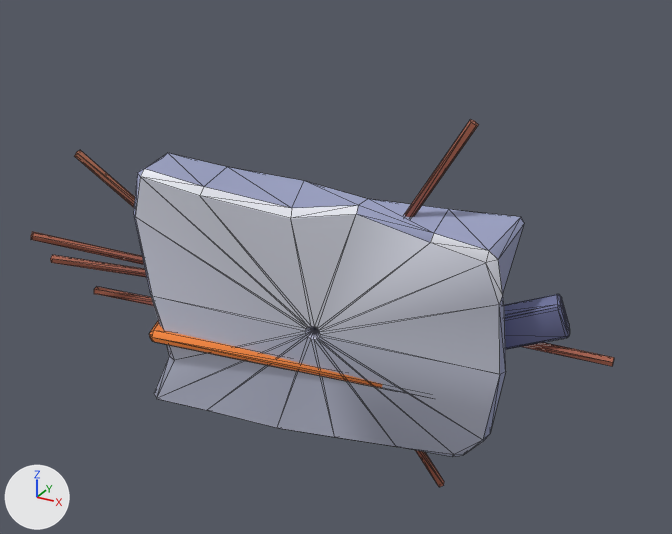
The glTF model shardlight/game/assets/models/architecture/hub_ruin_debris_a.glb, before and after one commit.
The view is the same before and after, from a camera (50 mm lens) standing at (3.29, -5.56, 4.92) and looking at (0.15, 0.15, 2.07). Arrows for +X, +Y and +Z are at lower left; the lights stay in place. The picture after the commit comes second. Mesh edges are drawn as thin lines. Vertices at exactly the same position are counted once.

In view in the first picture: 'hub_ruin_debris_a'.
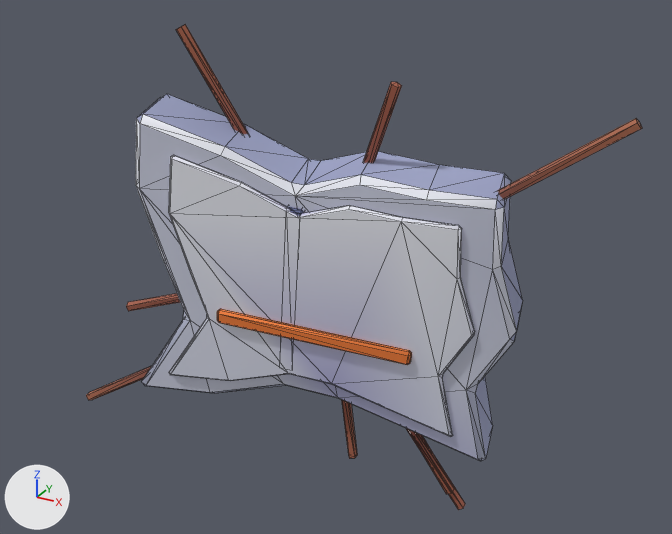
The change, as a diff of the scene's bpy script:
```diff
--- a/shardlight/game/assets/models/architecture/hub_ruin_debris_a.glb.py
+++ b/shardlight/game/assets/models/architecture/hub_ruin_debris_a.glb.py
@@ me_hub_ruin_debris_a @@
-me_hub_ruin_debris_a.from_pydata(...)  # 306 vertices, 576 faces; spans x -2.2..2.2, y -0.73..0.73, z 0.0..3.33
+me_hub_ruin_debris_a.from_pydata(...)  # 416 vertices, 776 faces; spans x -2.25..2.25, y -0.69..0.69, z 0.0..3.88
+# me_hub_ruin_debris_a part 1: the loose piece of 10 vertices spanning x 0.52..0.94, y 0.31..0.66, z 0.0..0.86 is multiplied about its middle by the matrix ((1.267, 0.335, 0.01), (-0.334, 1.265, -0.067), (-0.027, 0.063, 1.308)), then moved by (0.17, -0.2, 0.12)
+# me_hub_ruin_debris_a part 2: the loose piece of 10 vertices spanning x -1.94..-1.07, y -0.3..-0.21, z 1.54..1.64 is multiplied about its middle by the matrix ((1.046, -0.272, -0.206), (0.205, 1.032, -0.322), (0.273, 0.268, 1.031)), then moved by (0.34, 0.11, 0.04)
+# me_hub_ruin_debris_a part 3: the loose piece of 10 vertices spanning x 1.17..2.2, y 0.43..0.63, z 1.55..1.66 is turned -37.4 degrees about the y axis through its middle and scaled by 1.15, then moved by (0.06, -0.4, 1.5)
+# me_hub_ruin_debris_a part 4: the loose piece of 10 vertices spanning x -1.88..-0.87, y -0.42..-0.27, z 2.14..2.84 is multiplied about its middle by the matrix ((0.793, -0.06, 0.435), (0.084, 0.902, -0.029), (-0.431, 0.066, 0.794)), then moved by (0.8, 0.09, 0.9)
+# me_hub_ruin_debris_a part 5: the loose piece of 10 vertices spanning x 0.61..1.19, y 0.08..0.24, z 2.4..3.33 is multiplied about its middle by the matrix ((-0.484, -0.284, 0.84), (-0.173, 0.969, 0.228), (-0.869, -0.035, -0.513)), then moved by (-0.04, 0.11, -2.22)
+# me_hub_ruin_debris_a part 6: the loose piece of 10 vertices spanning x 0.52..0.94, y 0.31..0.66, z 0.0..0.86 is copied, and the copy is multiplied about its middle by the matrix ((-0.407, -0.415, -0.687), (-0.662, 0.61, 0.023), (0.455, 0.516, -0.581)), then moved by (-0.16, -0.54, 2.75); it spans x 0.38..0.75, y -0.13..0.03, z 2.77..3.59
+# me_hub_ruin_debris_a part 7: the loose piece of 10 vertices spanning x 0.52..0.94, y 0.31..0.66, z 0.0..0.86 is copied, and the copy is multiplied about its middle by the matrix ((0.074, 0.938, 0.229), (-0.89, 0.155, -0.348), (-0.373, -0.184, 0.874)), then moved by (-0.47, -0.36, 0.44); it spans x 0.17..0.35, y 0.08..0.17, z 0.41..1.33
+# me_hub_ruin_debris_a part 8: the loose piece of 10 vertices spanning x -2.2..-1.1, y -0.5..-0.07, z 1.76..1.92 is multiplied about its middle by the matrix ((0.696, 0.452, -0.576), (-0.321, 0.902, 0.321), (0.658, -0.038, 0.765)), then moved by (-0.09, 0.06, -1.12)
+# me_hub_ruin_debris_a part 9: the loose piece of 156 vertices spanning x -1.44..1.51, y -0.59..0.73, z 0.51..2.87 is rebuilt with 88 vertices and now spans x -1.49..1.6, y -0.69..0.69, z 0.63..3.36
+# me_hub_ruin_debris_a part 10: a new loose piece of 88 vertices spanning x -1.08..1.33, y -0.65..0.14, z 0.89..3.03, in mat_vc
+# me_hub_ruin_debris_a part 11: a new loose piece of 24 vertices spanning x -0.26..0.18, y -0.41..0.31, z 1.29..2.78, in mat_vc
+# me_hub_ruin_debris_a part 12: a new loose piece of 24 vertices spanning x -0.56..0.9, y -0.47..-0.05, z 1.53..1.81, in mat_vc
+# me_hub_ruin_debris_a part 13: the loose piece of 56 vertices spanning x 0.87..1.87, y 0.19..0.67, z 1.43..2.02 is deleted
+# me_hub_ruin_debris_a part 14: the loose piece of 10 vertices spanning x -2.15..-1.05, y -0.73..-0.15, z 1.89..2.22 is deleted
+# me_hub_ruin_debris_a part 15: 24 vertices removed from x -1.34..1.36, y -0.48..0.72, z 1.09..1.53
+# other edits to the shape of me_hub_ruin_debris_a do not show in these pictures
 me_hub_ruin_debris_a.materials.append(mat_vc)
```

Boxes (x1, y1, x2, y2) around the edits, measured in the pictures (672 x 534 px; the box of a moved part takes in the faces that stretch with it):
'hub_ruin_debris_a', reshaped (32% taller)
    before: (31, 119, 614, 487)
    after: (86, 24, 642, 510)
part 1 of me_hub_ruin_debris_a, moved or reshaped
    before: (415, 450, 444, 487)
    after: (406, 428, 465, 510)
part 2 of me_hub_ruin_debris_a, moved or reshaped
    before: (94, 286, 154, 306)
    after: (126, 294, 180, 311)
part 3 of me_hub_ruin_debris_a, moved or reshaped
    before: (521, 342, 614, 366)
    after: (497, 118, 642, 199)
part 4 of me_hub_ruin_debris_a, moved or reshaped
    before: (74, 150, 135, 207)
    after: (176, 24, 248, 134)
part 5 of me_hub_ruin_debris_a, moved or reshaped
    before: (405, 119, 478, 217)
    after: (422, 436, 454, 494)
part 6 of me_hub_ruin_debris_a, added (brown)
    after: (363, 82, 402, 163)
part 7 of me_hub_ruin_debris_a, added (brown)
    after: (341, 399, 357, 458)
part 8 of me_hub_ruin_debris_a, moved or reshaped
    before: (50, 255, 146, 277)
    after: (86, 366, 152, 400)
part 9 of me_hub_ruin_debris_a, rebuilt (21% taller)
    before: (133, 153, 524, 457)
    after: (136, 94, 523, 461)
part 10 of me_hub_ruin_debris_a, added
    after: (168, 155, 475, 437)
part 11 of me_hub_ruin_debris_a, added (mostly hidden)
    after: (288, 206, 304, 216)
part 12 of me_hub_ruin_debris_a, added (brown)
    after: (217, 309, 412, 365)
part 13 of me_hub_ruin_debris_a, deleted (blue)
    before: (504, 294, 570, 349)
part 14 of me_hub_ruin_debris_a, deleted (brown)
    before: (31, 232, 144, 265)
part 15 of me_hub_ruin_debris_a, deleted
    before: (149, 321, 383, 388)
